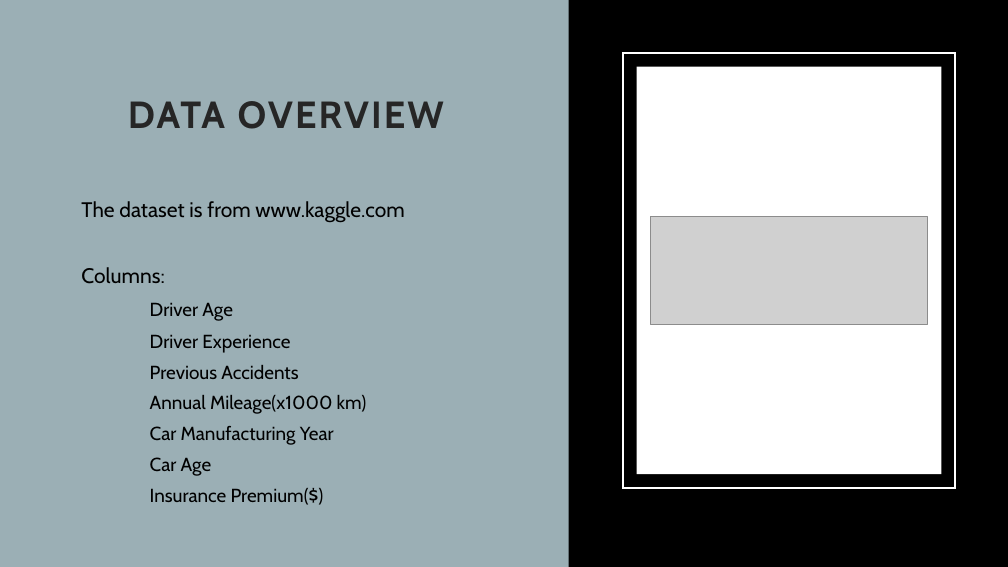
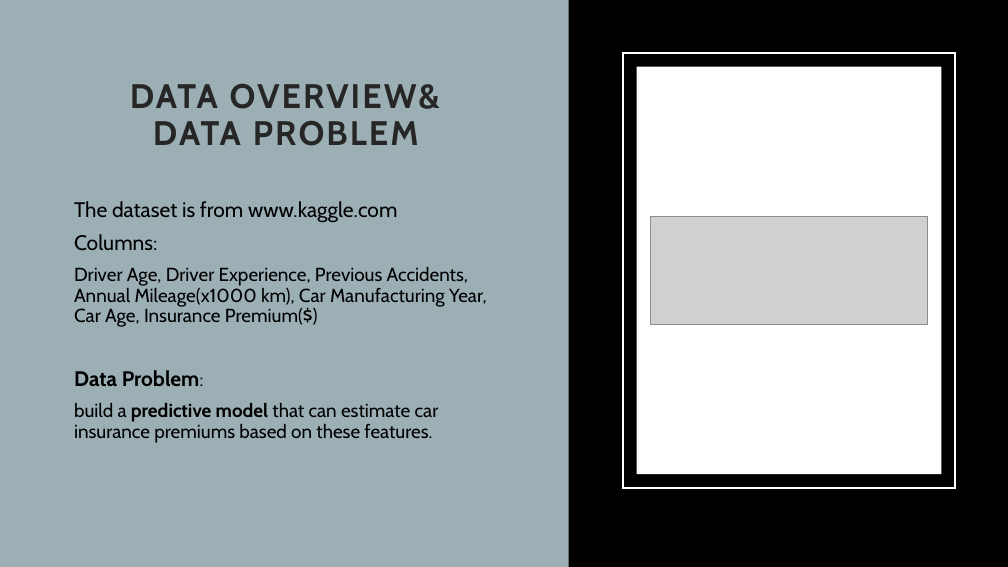
Before and after one commit to Yan1702/IOD17Feb, a slide deck: slide 4 of MiniProject1/MiniProject1_Presentation.pptx. Drawn at 1008x567 pixels with LibreOffice and Linux fonts; fonts in the diff are those of the drawing; grey boxes stand for pictures. Boxes give left, top, right and bottom in pixels: in the first picture for what was removed or moved away, otherwise in the second. Text is boxed around its words. In the diff, an @@ line names an element or a change of style, - is before the commit and + after.

```diff
--- a/MiniProject1/MiniProject1_Presentation.pptx
+++ b/MiniProject1/MiniProject1_Presentation.pptx
@@ title at [130,84,440,146]: text changed; size 36 to 32.4 pt @@
-DATA OVERVIEW
+DATA OVERVIEW& DATA PROBLEM
@@ text at [74,201,397,251]: bullet • to none @@
@@ text at [74,267,486,443]: text changed @@
-• Driver Age
-• Driver Experience
-• Previous Accidents
-• Annual Mileage(x1000 km)
-• Car Manufacturing Year
-• Car Age
-• Insurance Premium($)
+Driver Age, Driver Experience, Previous Accidents, Annual Mileage(x1000 km), Car Manufacturing Year, Car Age, Insurance Premium($)
+Data Problem:
+build a predictive model that can estimate car insurance premiums based on these features.
```
Also in this commit, not shown: 8 other slides changed, 1 other file.
